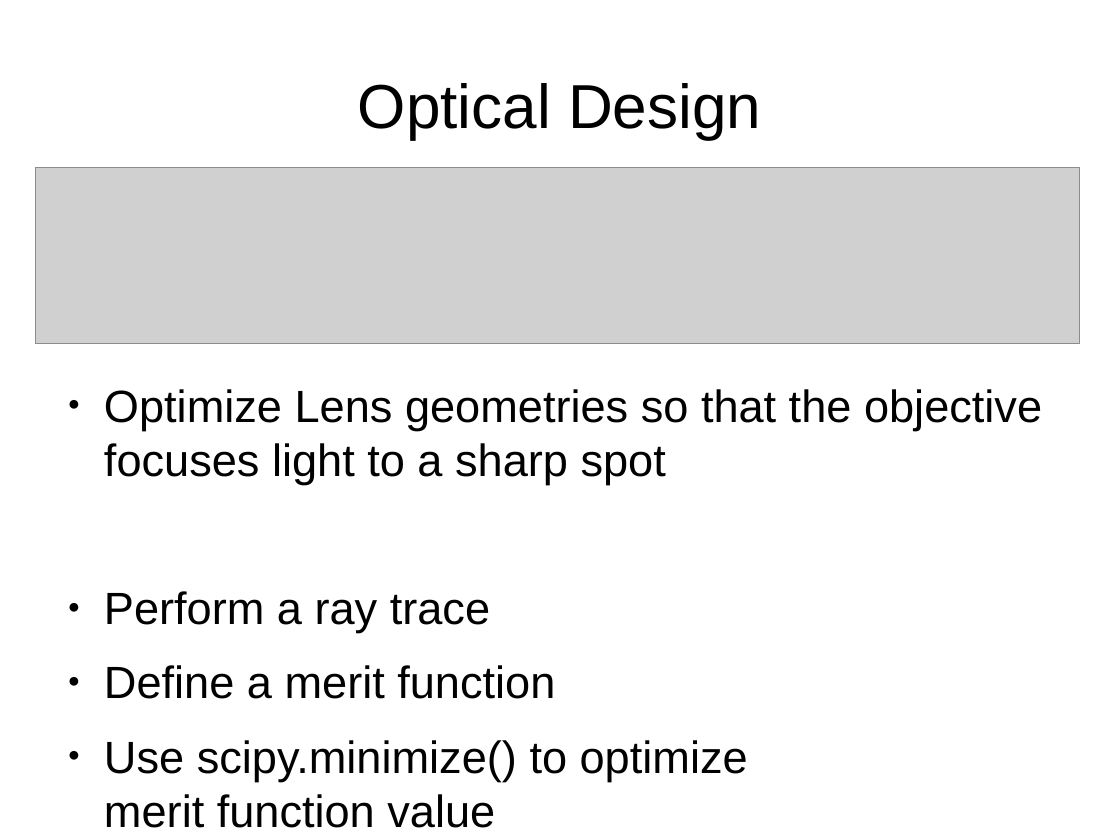
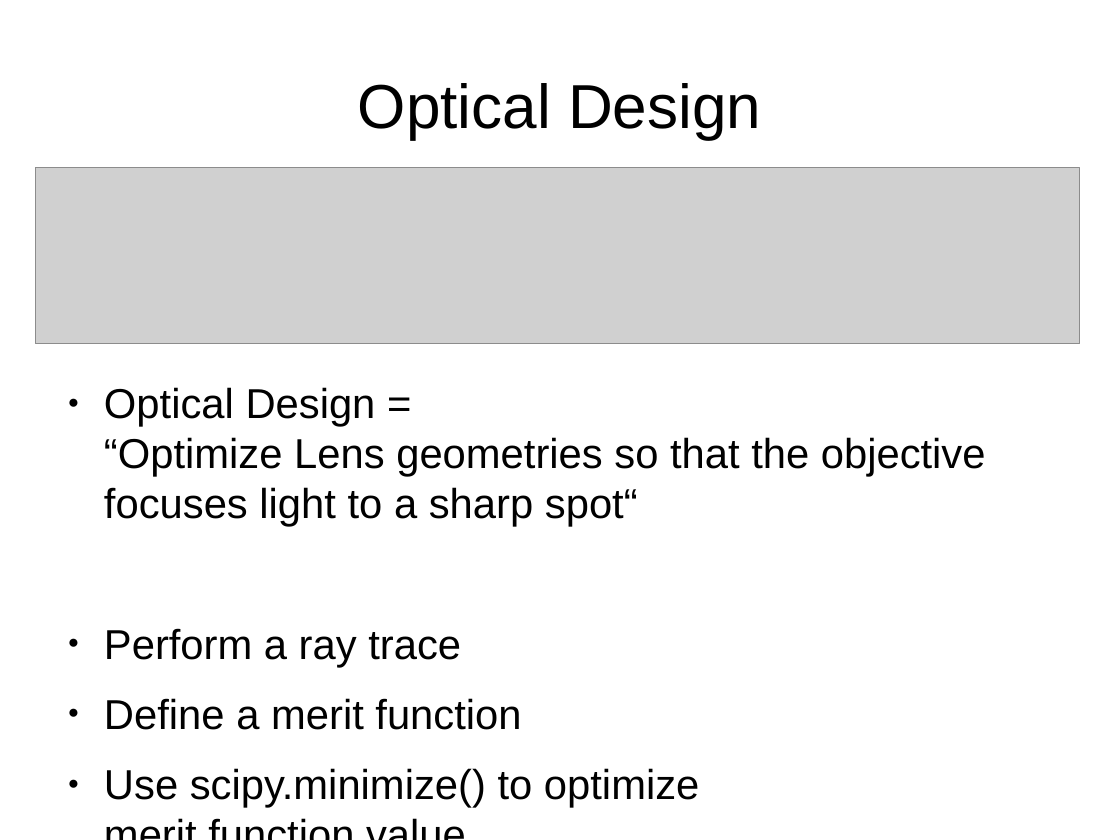
Before and after one commit to mess42/pyrate, a slide deck: slide 4 of talk_euroscipy_2017/talk.odp (slide 3 before the commit). Drawn at 1120x840 pixels with LibreOffice and Linux fonts; fonts in the diff are those of the drawing; grey boxes stand for pictures. Boxes give left, top, right and bottom in pixels: in the first picture for what was removed or moved away, otherwise in the second. Text is boxed around its words. In the diff, an @@ line names an element or a change of style, - is before the commit and + after.

```diff
--- a/talk_euroscipy_2017/talk.odp
+++ b/talk_euroscipy_2017/talk.odp
@@ text at (104,387,986,527): text changed; size 32 to 29.6 pt @@
-● Optimize Lens geometries so that the objective focuses light to a sharp spot
+● Optical Design =
+  “Optimize Lens geometries so that the objective focuses light to a sharp spot“
@@ text at (104,628,699,808): size 32 to 29.6 pt in "Perform a ray trace", "Define a merit function", "Use scipy.minimize() to optimize merit function value" @@
```
Also in this commit, not shown: 3 other slides changed, 1 slide added, 1 other file.
